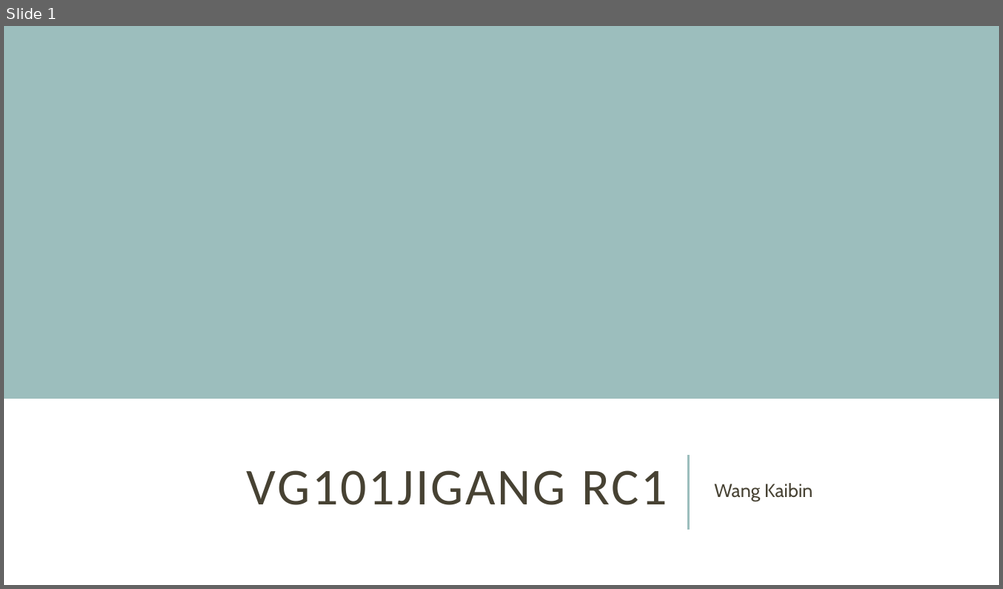
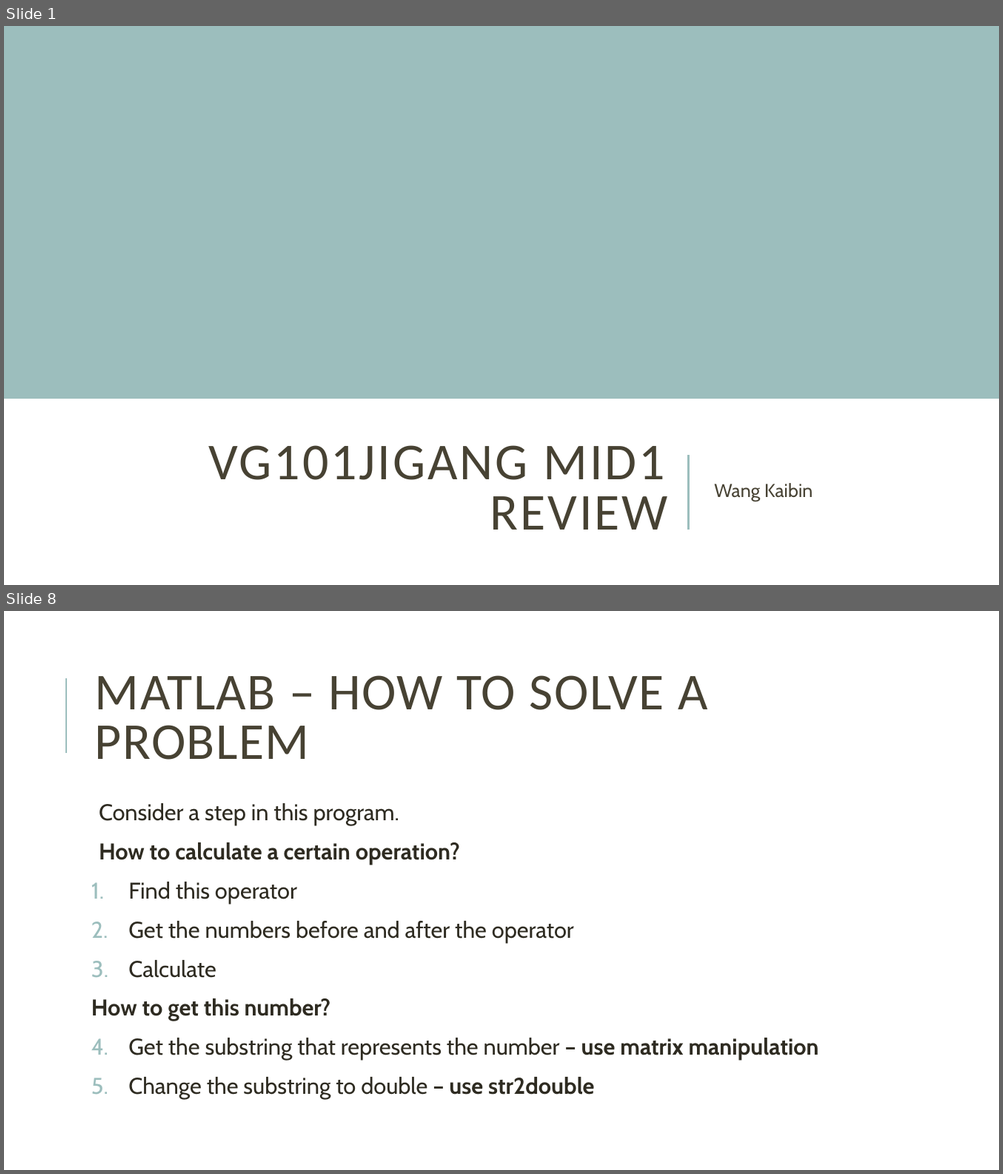
Before and after one commit to kevin-wang-2/Jigang-VG101-RC-for-Matlab, a slide deck: Big RC/VG101Jigang Mid1 WKB.pptx. Shown one above the other, each under a label of ours: slide 1 before the commit, slides 1 and 8 after it; the slides between them are not shown. The pictures are 1003x589 and 1003x1174 pixels, drawn with LibreOffice and Linux fonts; fonts in the diff are those of the drawing. Boxes give left, top, right and bottom in pixels: in the first picture for what was removed or moved away, otherwise in the second. Text is boxed around its words. In the diff, an @@ line names an element or a change of style, - is before the commit and + after.

```diff
--- a/Big RC/VG101Jigang Mid1 WKB.pptx
+++ b/Big RC/VG101Jigang Mid1 WKB.pptx
@@ slide 8 added at (x1=4, y1=611, x2=999, y2=1170), background #FFFFFF @@
@@ title added at (x1=95, y1=675, x2=708, y2=760), 50 pt, text #474233 @@
+MATLAB – HOW TO SOLVE A PROBLEM
@@ line added from (66, 753) to (66, 678), #9CBEBD 1.5 pt @@
@@ text added at (x1=91, y1=803, x2=819, y2=1099), 22 pt, text #2E2B21 @@
+  Consider a step in this program.
+  How to calculate a certain operation?
+1. Find this operator
+2. Get the numbers before and after the operator
+3. Calculate
+How to get this number?
+1. Get the substring that represents the number – use matrix manipulation
+2. Change the substring to double – use str2double
@@ slide 1 changed as well @@
@@ title at (x1=208, y1=446, x2=668, y2=530): text changed @@
-VG101JIGANG RC1
+VG101JIGANG MID1 REVIEW
```
Also in this commit, not shown: 3 other slides changed, 11 other slides added, 18 slides removed.
